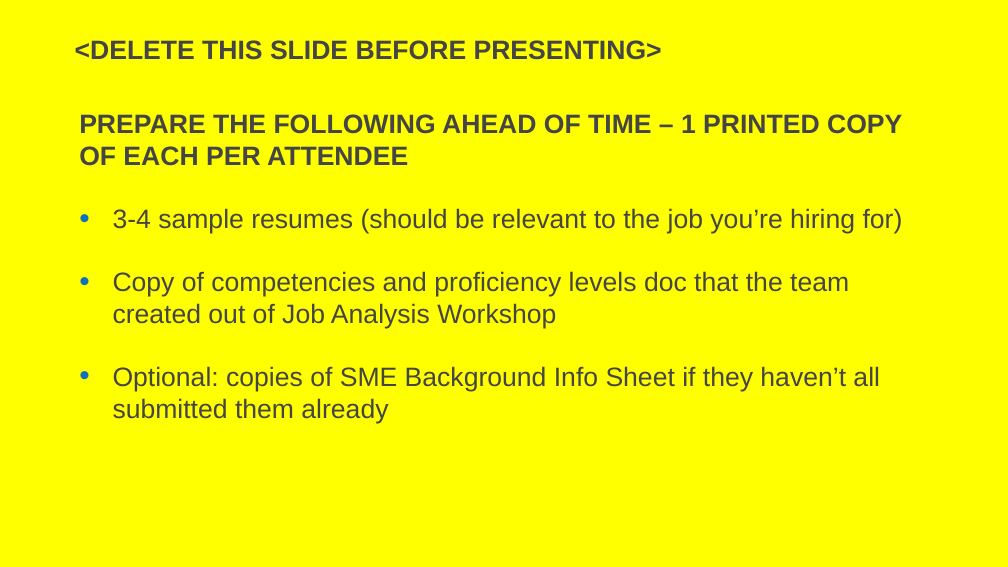
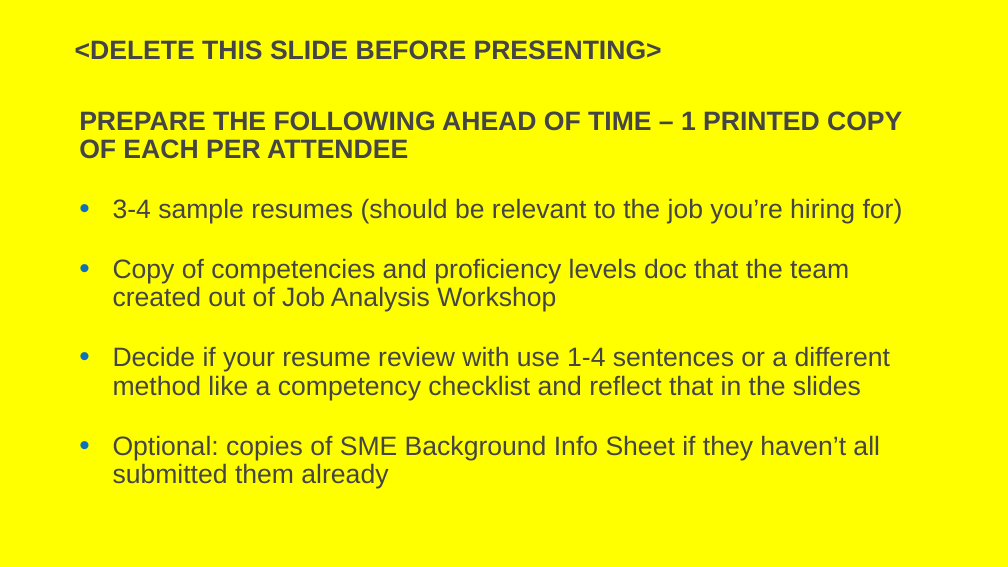
Before and after one commit to usds/SME-QA-Website, a slide deck: slide 2 of toolkit/reviewing-resumes/sme-training-resume-review.pptx. Drawn at 1008x567 pixels with LibreOffice and Linux fonts; fonts in the diff are those of the drawing. Boxes give left, top, right and bottom in pixels: in the first picture for what was removed or moved away, otherwise in the second. Text is boxed around its words. In the diff, an @@ line names an element or a change of style, - is before the commit and + after.

Commit message:
Updates both resume review training presentations with slides on bias. [Fixes #102]

```diff
--- a/toolkit/reviewing-resumes/sme-training-resume-review.pptx
+++ b/toolkit/reviewing-resumes/sme-training-resume-review.pptx
@@ text at box(79, 111, 903, 489): line spacing 1 to 0.9 @@
@@ text at box(113, 346, 890, 400): paragraph added @@
+• Decide if your resume review with use 1-4 sentences or a different method like a competency checklist and reflect that in the slides
```
Also in this commit, not shown: 10 slides added, 1 slide removed, 1 other file.
